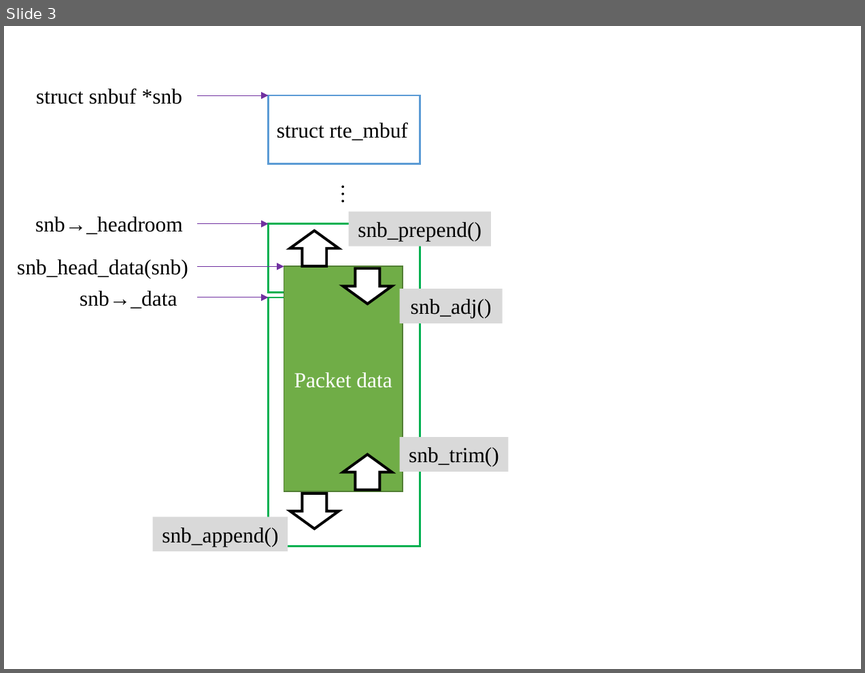
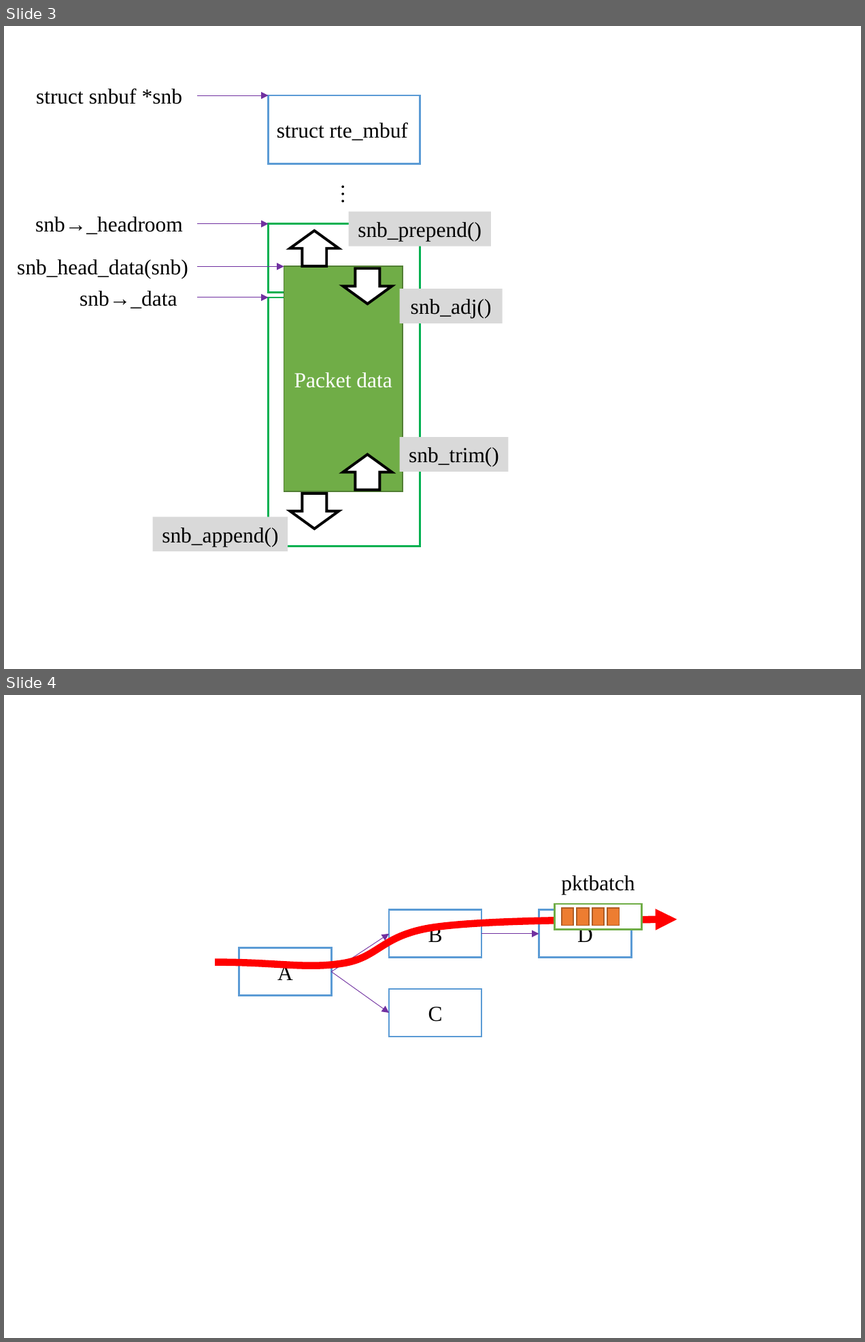
Before and after one commit to NetSys/bess, a slide deck: docs/images/diagrams.pptx. Shown one above the other, each under a label of ours: slide 3 before the commit, slides 3 and 4 after it. The pictures are 865x673 and 865x1342 pixels, drawn with LibreOffice and Linux fonts; fonts in the diff are those of the drawing. Boxes give left, top, right and bottom in pixels: in the first picture for what was removed or moved away, otherwise in the second. Text is boxed around its words. In the diff, an @@ line names an element or a change of style, - is before the commit and + after.

```diff
--- a/docs/images/diagrams.pptx
+++ b/docs/images/diagrams.pptx
@@ slide 4 added at bbox=[4, 695, 861, 1338], background #FFFFFF @@
@@ text added at bbox=[561, 875, 634, 894], 18 pt, text #000000 @@
+pktbatch
@@ rectangle added at bbox=[389, 910, 481, 958], fill #FFFFFF, outline #5B9BD5 1.5 pt, 18 pt, text #000000 @@
+B
@@ rectangle added at bbox=[538, 910, 631, 958], fill #FFFFFF, outline #5B9BD5 1.5 pt, 18 pt, text #000000 @@
+D
@@ group added at bbox=[555, 904, 643, 930]: 5 rectangles @@
@@ freeform shape added at bbox=[215, 919, 677, 966], outline #FF0000 6 pt @@
@@ arrow added from (331, 972) to (389, 933), #7030A0 0.5 pt @@
@@ arrow added from (481, 933) to (538, 933), #7030A0 0.5 pt @@
@@ rectangle added at bbox=[239, 948, 331, 996], fill #FFFFFF, outline #5B9BD5 1.5 pt, 18 pt, text #000000 @@
+A
@@ arrow added from (331, 972) to (389, 1013), #7030A0 0.5 pt @@
@@ rectangle added at bbox=[389, 989, 481, 1037], fill #FFFFFF, outline #5B9BD5 1.5 pt, 18 pt, text #000000 @@
+C
```
Also in this commit, not shown: 2 other slides added, 7 other files.
